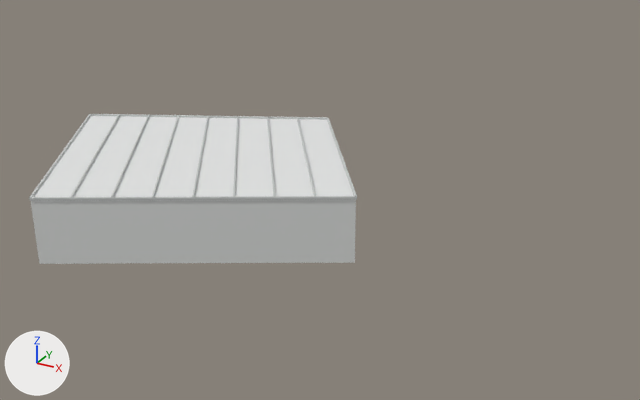
Before and after pictures for a commit that changed the FBX model SourceAssets/MPR/reference_v4/context/SM_MPR4_Context_rail_service_shed_02.fbx.
Both versions are drawn from a 50 mm camera at (282.2, -279.1, 30.4) aimed at (249.7, -220.0, 0.8). Arrows for +X, +Y and +Z are at lower left; the lights stay in place. The picture after the commit comes second. Vertices at exactly the same position are counted once.

Script lines for the objects in view, before the commit:
```python
mat_mpr4_contextroof = principled_material('MPR4_ContextRoof')
mat_mpr4_contextroof.base_color = (0.78, 0.79, 0.785)  # white #e5e6e5
mat_mpr4_contextroof.roughness = 0.76
me_sm_mpr4_context_rail_service_shed_02 = bpy.data.meshes.new('SM_MPR4_Context_rail_service_shed_02')
me_sm_mpr4_context_rail_service_shed_02.from_pydata(...)  # 100 vertices, 80 faces; spans x 224.8..255.6, y -236.8..-209.8, z -1.2..4.3
# faces by material slot: [8, 6, 66]
me_sm_mpr4_context_rail_service_shed_02.materials.append(mat_mpr4_contextwall)  # light grey #dddfdd
me_sm_mpr4_context_rail_service_shed_02.materials.append(mat_mpr4_contextroof)  # white #e5e6e5
me_sm_mpr4_context_rail_service_shed_02.materials.append(mat_mpr4_contexttrim)  # light grey #c7cac8
ob_sm_mpr4_context_rail_service_shed_02 = bpy.data.objects.new('SM_MPR4_Context_rail_service_shed_02', me_sm_mpr4_context_rail_service_shed_02)
ob_sm_mpr4_context_rail_service_shed_02.location = (0.0, 0.0, 0.0)
```
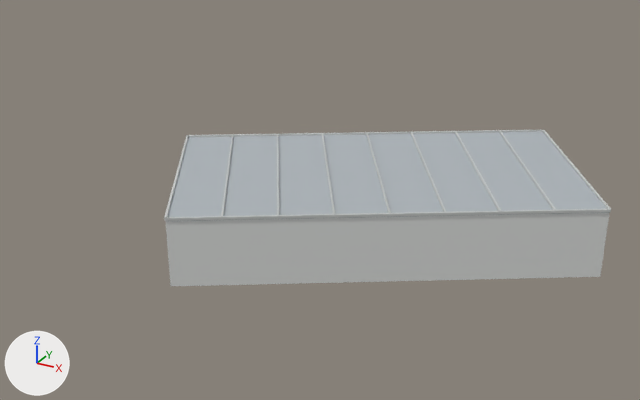
Location of each change, [x1, y1, x2, y2] in pixels of the pictures (640 x 400 px; the box of a moved part takes in the faces that stretch with it):
'SM_MPR4_Context_rail_service_shed_02', recoloured, reshaped (white to grey, 36% wider)
    before: [29, 114, 357, 264]
    after: [164, 130, 611, 286]
part 1 of me_sm_mpr4_context_rail_service_shed_02, moved or reshaped
    before: [30, 196, 356, 201]
    after: [165, 209, 610, 221]
part 2 of me_sm_mpr4_context_rail_service_shed_02, moved or reshaped
    before: [327, 118, 357, 199]
    after: [543, 130, 611, 212]
part 3 of me_sm_mpr4_context_rail_service_shed_02, moved or reshaped
    before: [91, 114, 327, 120]
    after: [187, 130, 543, 137]
part 4 of me_sm_mpr4_context_rail_service_shed_02, moved or reshaped
    before: [192, 116, 209, 197]
    after: [164, 135, 188, 221]
part 5 of me_sm_mpr4_context_rail_service_shed_02, moved or reshaped
    before: [233, 116, 239, 197]
    after: [221, 134, 233, 217]
part 6 of me_sm_mpr4_context_rail_service_shed_02, moved or reshaped
    before: [297, 117, 316, 197]
    after: [277, 134, 279, 215]
part 7 of me_sm_mpr4_context_rail_service_shed_02, moved or reshaped
    before: [267, 117, 276, 197]
    after: [322, 133, 335, 214]
part 8 of me_sm_mpr4_context_rail_service_shed_02, moved or reshaped
    before: [152, 115, 179, 197]
    after: [366, 132, 391, 213]
part 9 of me_sm_mpr4_context_rail_service_shed_02, moved or reshaped
    before: [111, 115, 150, 197]
    after: [411, 132, 446, 212]
part 10 of me_sm_mpr4_context_rail_service_shed_02, moved or reshaped
    before: [70, 114, 120, 197]
    after: [455, 131, 502, 211]
part 11 of me_sm_mpr4_context_rail_service_shed_02, moved or reshaped
    before: [29, 114, 91, 200]
    after: [499, 130, 556, 210]
part 12 of me_sm_mpr4_context_rail_service_shed_02, rebuilt (37% wider)
    before: [31, 116, 356, 264]
    after: [166, 132, 610, 286]

What changed in the scene script:
```text
Change mat_mpr4_contextroof:
    mat_mpr4_contextroof.base_color: (0.78, 0.79, 0.785) -> (0.43, 0.47, 0.5)  # white #e5e6e5 -> grey #afb6bc
Change me_sm_mpr4_context_rail_service_shed_02:
    used by ob_sm_mpr4_context_rail_service_shed_02; location = (0.0, 0.0, 0.0)
    remove me_sm_mpr4_context_rail_service_shed_02.from_pydata(...)  # 100 vertices, 80 faces; spans x 224.8..255.6, y -236.8..-209.8, z -1.2..4.3
    add me_sm_mpr4_context_rail_service_shed_02.from_pydata(...)  # 100 vertices, 80 faces; spans x 236.4..272.5, y -234.9..-203.5, z -1.2..4.3
    me_sm_mpr4_context_rail_service_shed_02 part 1: the loose piece of 8 vertices spanning x 234.6..255.6, y -236.8..-225.0, z 4.1..4.3 is scaled about its middle by (-1.29, -1.41, 1), then moved by (13.9, 4.4, 0.0)
    me_sm_mpr4_context_rail_service_shed_02 part 2: the loose piece of 8 vertices spanning x 244.9..255.6, y -225.1..-209.8, z 4.1..4.3 is scaled about its middle by (-0.852, -0.97, 1), then moved by (17.7, 6.5, 0.0)
    me_sm_mpr4_context_rail_service_shed_02 part 3: the loose piece of 8 vertices spanning x 224.9..245.0, y -219.7..-209.8, z 4.1..4.3 is scaled about its middle by (-1.34, -1.69, 1), then moved by (15.1, 2.9, 0.0)
    me_sm_mpr4_context_rail_service_shed_02 part 4: the loose piece of 8 vertices spanning x 234.9..245.1, y -230.9..-214.7, z 4.1..4.3 is scaled about its middle by (0.888, 0.911, 1.22), then moved by (1.0, -4.6, 0.0)
    me_sm_mpr4_context_rail_service_shed_02 part 5: the loose piece of 8 vertices spanning x 237.4..247.7, y -229.5..-213.5, z 4.1..4.3 is scaled about its middle by (-0.879, -0.925, 1), then moved by (1.8, -3.9, 0.0)
    me_sm_mpr4_context_rail_service_shed_02 part 6: the loose piece of 8 vertices spanning x 242.4..253.0, y -226.5..-211.1, z 4.1..4.3 is scaled about its middle by (-0.861, -0.954, 1), then moved by (0.1, -4.5, 0.0)
    me_sm_mpr4_context_rail_service_shed_02 part 7: the loose piece of 8 vertices spanning x 239.9..250.4, y -228.0..-212.3, z 4.1..4.3 is scaled about its middle by (-0.87, -0.939, 1), then moved by (6.0, -1.1, 0.0)
    me_sm_mpr4_context_rail_service_shed_02 part 8: the loose piece of 8 vertices spanning x 232.4..242.5, y -232.4..-216.0, z 4.1..4.3 is scaled about its middle by (-0.897, -0.897, 1), then moved by (17.1, 5.0, 0.0)
    me_sm_mpr4_context_rail_service_shed_02 part 9: the loose piece of 8 vertices spanning x 229.9..239.9, y -233.9..-217.2, z 4.1..4.3 is scaled about its middle by (-0.907, -0.883, 1), then moved by (23.0, 8.4, 0.0)
    me_sm_mpr4_context_rail_service_shed_02 part 10: the loose piece of 8 vertices spanning x 227.3..237.3, y -235.3..-218.4, z 4.1..4.3 is scaled about its middle by (-0.917, -0.871, 1), then moved by (28.9, 11.8, 0.0)
    me_sm_mpr4_context_rail_service_shed_02 part 11: the loose piece of 8 vertices spanning x 224.8..234.7, y -236.8..-219.6, z 4.1..4.3 is scaled about its middle by (0.927, 0.858, 0.818), then moved by (34.9, 15.2, 0.0)
    me_sm_mpr4_context_rail_service_shed_02 part 12: the loose piece of 12 vertices spanning x 224.9..255.5, y -236.8..-209.9, z -1.2..4.1 is rebuilt with 12 vertices and now spans x 236.5..272.5, y -234.8..-203.6, z -1.2..4.1
```
